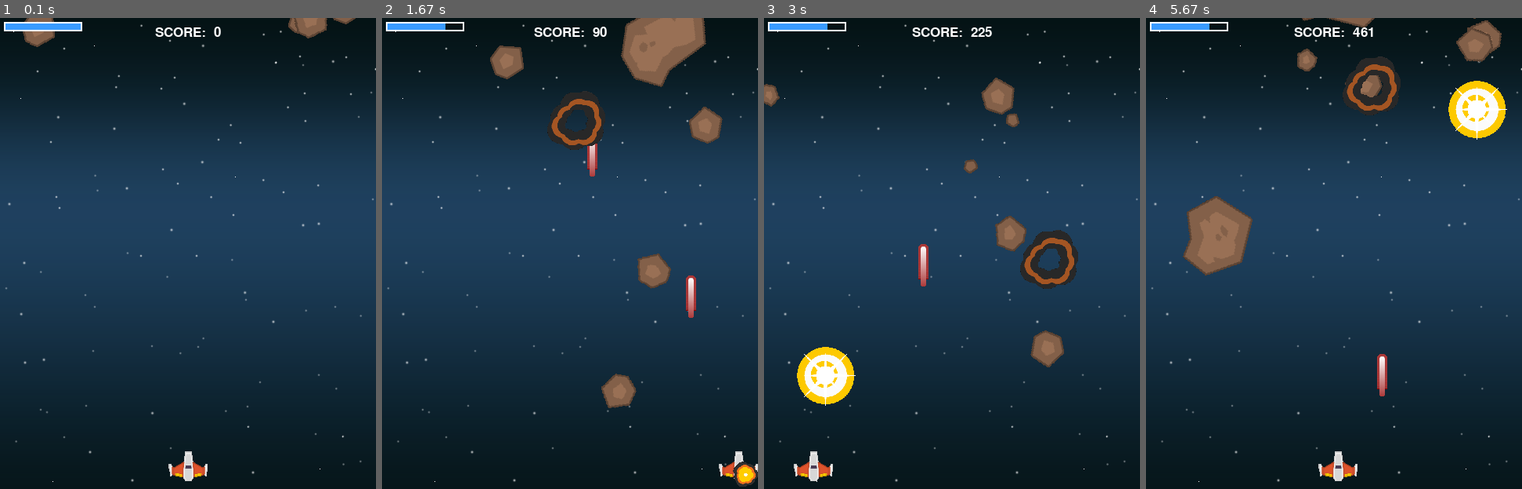
Above: before the commit, frames 1-4 (left to right).
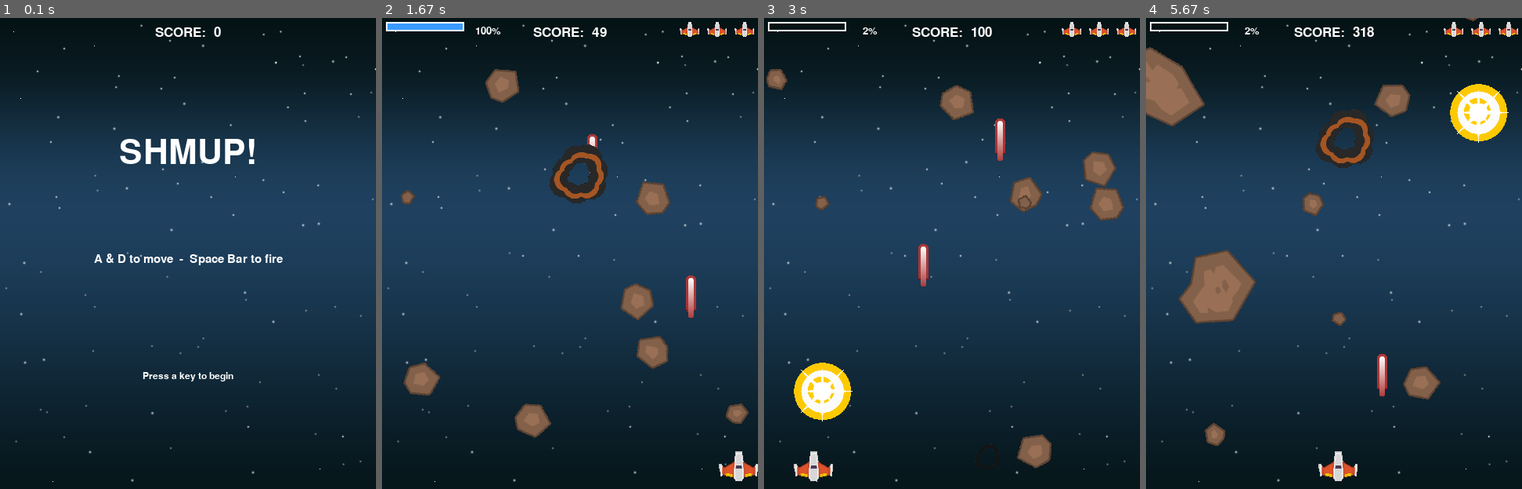
Above: after the commit, the same moments.

Repository: JamesRobionyRogers/Shmup-Pygame
Game: pygame game, started from Shmup.py
Same seed, same stepped clock (60 frames per second), same inputs: the game is played once before the commit and once after it.
Inputs:
- Up to frame 1 (0.1 s): no input
- Up to frame 2 (1.67 s): tap Space at 0.33, 0.67, 1.07, 1.37, 1.57 s; hold Right 1-1.47 s; hold Right from 1.5 s (still down)
- Up to frame 3 (3 s): tap Space at 1.87, 2.07, 2.37, 2.63, 2.93 s; release Right at 1.97 s; hold Left 2-2.53 s; hold Left 2.57-2.97 s
- Up to frame 4 (5.67 s): hold Right 3-3.63 s; tap Space at 3.07, 3.37, 3.73, 4.03, 4.23, 4.53, 4.73, 5.03, 5.23, 5.53 s; hold Left 3.67-4.13 s; hold Right 4.17-4.63 s; hold Right 4.67-5.13 s; hold Left from 5.17 s (still down)

The runs differ from the first frame. In frame 1, 3.1% of the frame differs, in the area x 1-95%, y 0-99%; in frame 2, 10%; in frame 3, 7.9%; in frame 4, 11%, in the area x 0-99%, y 0-91%.

Commit message:
Version 11
Version 11 came with:
 - Added lives
 - Added powerups
 - Added sounds and explosions
 - Replayable games

Diff:
--- a/Bullet.py
+++ b/Bullet.py
@@ -11,10 +11,10 @@
         self.rect = self.image.get_rect()
         self.rect.bottom = y
         self.rect.centerx = x
-        self.speedy = -10            # change bullet speed
+        self.speedy = 10            # change bullet speed
 
     def update(self):
-        self.rect.y += self.speedy
-        # Lill the bullet if it moves off the top of the screen
+        self.rect.y -= self.speedy
+        # Kill the bullet if it moves off the top of the screen
         if self.rect.bottom < 0:
             self.kill()
--- a/Explosion.py
+++ b/Explosion.py
@@ -15,23 +15,27 @@
         self.rect.center = center
         self.frame = 0  # change to -1
         self.last_update = pygame.time.get_ticks()
-        self.frame_rate = 50  # change how long the explosion animation takes
+        self.frame_rate = 75  # change how long the explosion animation takes
 
     def update(self):
         now = pygame.time.get_ticks()
+        # Updating the animation to the next frame
         if now - self.last_update > self.frame_rate:
             self.last_update = now
             self.frame += 1
+            # Killling the animation when it reaches the end
             if self.frame == len(self.explosion_anim[self.size]):
                 self.kill()
+
+            # Setting vairables for next frame of animation
             else:
                 center = self.rect.center
                 self.image = self.explosion_anim[self.size][self.frame]
                 self.rect = self.image.get_rect()
                 self.rect.center = center
 
-    def play_sound(self):
-        expl_snd = random.choice(self.explosion_sounds)
+    def play_sound(self, type='mob'):
+        expl_snd = random.choice(self.explosion_sounds[type])
         expl_snd.set_volume(0.35)
         expl_snd.play()
 
@@ -41,7 +45,9 @@
         explosion_anim = {}
         explosion_anim['lg'] = []
         explosion_anim['sm'] = []
+        explosion_anim['player'] = []
         for i in range(9):
+            # Meteor Explotions
             filename = 'regularExplosion0{}.png'.format(i)
             img = pygame.image.load(path.join(img_dir, filename)).convert()
             img.set_colorkey(BLACK)
@@ -50,9 +56,20 @@
             img_sm = pygame.transform.scale(img, (32, 32))
             explosion_anim['sm'].append(img_sm)
 
+            # Player Explotions
+            filename = f'sonicExplosion0{i}.png'
+            img = pygame.image.load(path.join(img_dir, filename)).convert()
+            img.set_colorkey(BLACK)
+            explosion_anim['player'].append(img)
+
         # Initialising explosion sound
-        expl_sounds = []
+        explosion_sounds = {}
+        explosion_sounds['mob'] = []
+        explosion_sounds['player'] = []
+        # Appending Mob explosion sounds
         for snd in ['expl_1.wav', 'expl_2.wav']:
-            expl_sounds.append(pygame.mixer.Sound(path.join(snd_dir, snd)))
+            explosion_sounds['mob'].append(pygame.mixer.Sound(path.join(snd_dir, snd)))
+        # Appending the player explosion sound
+        explosion_sounds['player'].append(pygame.mixer.Sound(path.join(snd_dir, 'rumble1.ogg')))
 
-        return (explosion_anim, expl_sounds)
+        return (explosion_anim, explosion_sounds)
--- a/Mob.py
+++ b/Mob.py
@@ -13,9 +13,8 @@
         self.image = self.image_orig.copy()
         self.rect = self.image.get_rect()
         self.radius = int(self.rect.width * 0.85 / 2)  # 85% width / 2
-        # pygame.draw.circle(self.image, RED, self.rect.center, self.radius)  # used to check the circle collistion
 
-        # will not appear half off the screen
+        # Preventing the Mob appearing half off the screen
         self.rect.x = random.randrange(0, WIDTH - self.rect.width)
         self.rect.y = random.randrange(-100, -40)
         self.speedy = random.randrange(1, 8)
@@ -23,6 +22,9 @@
         self.rot = 0
         self.rot_speed = random.randrange(-8, 8)
         self.last_update = pygame.time.get_ticks()
+
+        pygame.draw.circle(self.image, RED, self.rect.center, self.radius)  # used to check the circle collistion
+
 
     def rotate(self):
         now = pygame.time.get_ticks()
@@ -39,8 +41,9 @@
         self.rotate()  # comment this line out to take out rotaing
         self.rect.x += self.speedx
         self.rect.y += self.speedy
-        if self.rect.top > HEIGHT + 10 or self.rect.left < -25 or self.rect.right > WIDTH + 25:  # change 25 to 100
-            # if it goes off the bottom, we rerandomize the sprites location
+
+        # Randomising the Mob's location if it goes off the bottom of the screen
+        if (self.rect.top > HEIGHT + 10) or (self.rect.right < 0) or (self.rect.left > WIDTH):
             self.rect.x = random.randrange(0, WIDTH - self.rect.width)
             self.rect.y = random.randrange(-150, -100)
             self.speedy = random.randrange(1, 8)
--- a/Player.py
+++ b/Player.py
@@ -7,21 +7,44 @@
     def __init__(self):
         pygame.sprite.Sprite.__init__(self)
         self.player_img = pygame.image.load(path.join(img_dir, "playerShip1_orange.png")).convert()
+        self.player_mini_img = pygame.transform.scale(self.player_img, (25, 19))
         self.image = pygame.transform.scale(self.player_img, (50, 38))
         self.image.set_colorkey(BLACK)
+        self.player_mini_img.set_colorkey(BLACK)
         self.rect = self.image.get_rect()
         self.radius = 20
-        # pygame.draw.circle(self.image, RED, self.rect.center, self.radius)  # used to check the circle collistion
         self.rect.centerx = WIDTH / 2
         self.rect.bottom = HEIGHT - 10
         self.speedx = 0
         self.shield = 100
+        self.shield_up_sound = pygame.mixer.Sound(path.join(snd_dir, 'powerup_shield_up.wav'))
+        self.shield_down_sound = pygame.mixer.Sound(path.join(snd_dir, 'powerup_shield_down.wav'))
         self.shoot_delay = 250
         self.shoot_sound = pygame.mixer.Sound(path.join(snd_dir, 'laser_2.wav'))
         self.last_shot = pygame.time.get_ticks()
+        self.lives = 3
+        self.hidden = False
+        self.hide_timer = pygame.time.get_ticks()
+        self.power = 1
+        self.power_sound = pygame.mixer.Sound(path.join(snd_dir, 'powerup_gun.wav'))
+        self.power_timer = pygame.time.get_ticks()
+
+        # DEBUGGING: pygame.draw.circle(self.image, RED, self.rect.center, self.radius)  # used to check the circle collistion
+
 
     def update(self):
-        # movement [LEFT & RIGHT]
+        # Timeout for power-ups
+        if self.power >= 2 and pygame.time.get_ticks() - self.power_timer > POWERUP_TIME:
+            self.power -= 1
+            self.power_timer = pygame.time.get_ticks()
+            self.shield_down_sound.play()
+        # Unhide the player if currently hidden
+        if self.hidden and pygame.time.get_ticks() - self.hide_timer > 1000:
+            self.hidden = False
+            self.rect.centerx = WIDTH / 2
+            self.rect.bottom = HEIGHT - 10
+
+        # Movement [LEFT & RIGHT]
         self.speedx = 0
         keystate = pygame.key.get_pressed()
         if keystate[pygame.K_a] or keystate[pygame.K_LEFT]:
@@ -31,18 +54,42 @@
         if keystate[pygame.K_SPACE]:
             self.shoot()
         self.rect.x += self.speedx
-        # boundaries
+        # Boundaries
         if self.rect.right > WIDTH:  # right boundary
             self.rect.right = WIDTH
         if self.rect.left < 0:       # left boundary
             self.rect.left = 0
 
+    def powerup(self):
+        self.power += 1
+        self.power_timer = pygame.time.get_ticks()
+        self.power_sound.play()
+        self.power_sound.set_volume(0.8)
+
+
     def shoot(self):
         now = pygame.time.get_ticks()
-        if now - self.last_shot > self.shoot_delay:
+        if (now - self.last_shot) > self.shoot_delay:
             self.last_shot = now
-            self.shoot_sound.play()
-            self.shoot_sound.set_volume(0.8)
-            bullet = Bullet(self.rect.centerx, self.rect.top)
-            all_sprites.add(bullet)
-            bullets.add(bullet)
+            if self.power == 1:
+                bullet = Bullet(self.rect.centerx, self.rect.top)
+                all_sprites.add(bullet)
+                bullets.add(bullet)
+                self.shoot_sound.play()
+                self.shoot_sound.set_volume(0.8)
+
+            if self.power >= 2:
+                bullet1 = Bullet(self.rect.left + 4, self.rect.centery)
+                bullet2 = Bullet(self.rect.right, self.rect.centery)
+                all_sprites.add(bullet1)
+                all_sprites.add(bullet2)
+                bullets.add(bullet1)
+                bullets.add(bullet2)
+                self.shoot_sound.play()
+                self.shoot_sound.set_volume(0.8)
+
+    def hide(self):
+        # Hide the player temporarily
+        self.hidden = True
+        self.hide_timer = pygame.time.get_ticks()
+        self.rect.center = (WIDTH / 2, HEIGHT + 200)
--- /dev/null
+++ b/Powerup.py
@@ -0,0 +1,29 @@
+import pygame
+import random
+
+from settings import *
+
+class Powerup(pygame.sprite.Sprite):
+    def __init__(self, center):
+        pygame.sprite.Sprite.__init__(self)
+        self.type = random.choice(['shield', 'gun'])
+        self.powerup_images = self.init_powerups()
+        self.image = self.powerup_images[self.type]
+        self.image.set_colorkey(BLACK)
+        self.rect = self.image.get_rect()
+        self.rect.center = center
+        self.speedy = 4            # change bullet speed
+
+    def update(self):
+        self.rect.y += self.speedy
+        # Kill the bullet if it moves off the top of the screen
+        if self.rect.top > HEIGHT:
+            self.kill()
+
+    # TODO: Add powerup images
+    def init_powerups(self):
+        powerup_images = {}
+        powerup_images['shield'] = pygame.image.load(path.join(img_dir, 'shield_silver.png')).convert()
+        powerup_images['gun'] = pygame.image.load(path.join(img_dir, 'bolt_gold.png')).convert()
+
+        return powerup_images
--- a/Shmup.py
+++ b/Shmup.py
@@ -9,6 +9,7 @@
 from Player import *
 from Mob import *
 from Explosion import *
+from Powerup import *
 
 
 class Shmup():
@@ -18,12 +19,11 @@
     pygame.init()                                   # initialises pygame
 
     # Titleing the game window
-    pygame.display.set_caption("Shmup!  version 10")
+    pygame.display.set_caption("Shmup!  Version 11")
 
     # Initialising the background music
     pygame.mixer.music.load(path.join(snd_dir, 'bg_music.ogg'))
     pygame.mixer.music.set_volume(1)
-
     pygame.mixer.music.play(loops=-1)
 
     def __init__(self):
@@ -41,12 +41,13 @@
         # Creating instance of the Player and adding to sprite groups (Sprite groups created in settings.py)
         self.player = Player()
         all_sprites.add(self.player)
-        # Spawning mobs
-        for i in range(8):
-            self.newmob()
-
-    def draw_text(self, surface, text, size, x, y):
-        font = pygame.font.Font(self.font_name, size)
+        # # Spawning mobs
+        # for i in range(MOB_NUM):
+        #     self.newmob()
+
+    def draw_text(self, surface, text, size, x, y, font_type):
+        font_type = pygame.font.match_font(font_type)
+        font = pygame.font.Font(font_type, size)
         text_surface = font.render(text, True, WHITE)
         text_rect = text_surface.get_rect()
         text_rect.midtop = (x, y)
@@ -69,12 +70,71 @@
         outline_rect = pygame.Rect(x, y, BAR_WIDTH, BAR_HEIGHT)
         fill_rect = pygame.Rect(x, y, fill, BAR_HEIGHT)
         pygame.draw.rect(surface, BLUE, fill_rect)
-        pygame.draw.rect(surface, WHITE, outline_rect, 2)
+        pygame.draw.rect(surface, WHITE, outline_rect, 2)   # 2 corrosponds to the thickness (giving it a border look)
+        # Displaying the percentage of shield left
+        self.draw_text(self.gameDisplay, f'{int(fill)}%', 20, 135, 9.5, 'chakra petch')
+
+    def draw_lives(self, surf, x, y, lives, img):
+        for i in range(lives):
+            img_rect = img.get_rect()
+            img_rect.x = x + 35 * i     # 10 pixel spacing between ships. Change + to - for reversing the side the ships are taken away from
+            img_rect.y = y
+            surf.blit(img, img_rect)
+
+    def game_over_screen(self):
+        self.gameDisplay.blit(self.background, self.background_rect)
+        self.draw_text(self.gameDisplay, "SHMUP!", 64, WIDTH / 2, HEIGHT / 4, 'kenvector')
+        self.draw_text(self.gameDisplay, "A & D to move  -  Space Bar to fire", 22, WIDTH / 2, HEIGHT / 2, 'kenvector')
+        self.draw_text(self.gameDisplay, "Press a key to begin", 18, WIDTH / 2, HEIGHT * 3/4, 'kenvector')
+        self.draw_text(self.gameDisplay, f'SCORE:  {str(self.score)}', 25, WIDTH / 2, 10, 'ariel')
+        pygame.display.flip()
+
+        waiting = True
+        while waiting:
+            self.clock.tick(FPS)
+            for event in pygame.event.get():
+                # Checking for quit event
+                if event.type == pygame.QUIT:
+                    pygame.quit()
+                    quit()
+                # Checking for play again event
+                if event.type == pygame.KEYUP:
+                    waiting = False
+
+    def reset_sprite_groups(self):
+        all_groups = [all_sprites, mobs, bullets, powerups]
+        for group in all_groups:
+            for sprite in group.sprites():
+                sprite.kill()
+
 
     def run(self):
+        game_over = True
         running = True
         # Game Loop
         while running:
+            if game_over:
+                # Process game over
+                self.game_over_screen()
+
+                # Reset the game for another round
+                game_over = False
+
+                # Resetting the sprite groups
+                # all_sprites = pygame.sprite.Group()
+                # mobs = pygame.sprite.Group()
+                # bullets = pygame.sprite.Group()
+                # powerups = pygame.sprite.Group()
+
+                self.reset_sprite_groups()
+                self.player = Player()
+                all_sprites.add(self.player)
+
+                for i in range(MOB_NUM):
+                    self.newmob()
+
+                self.score = 0
+
             # Keep loop running at the right speed
             self.clock.tick(FPS)
 
@@ -88,21 +148,28 @@
             # Updates and Checks
             all_sprites.update()
 
-            # Checking if a Bullet it a Mob
+            # Meteor Death - Checking if a Bullet hit a Mob
             hits = pygame.sprite.groupcollide(mobs, bullets, True, True)
             for hit in hits:
                 # Adding to the score
                 self.score += 60 - hit.radius
 
-                # Create an Explotion using the class
+                # Create an Explosion using the class
                 expl = Explosion(hit.rect.center, 'lg')
                 expl.play_sound()
                 all_sprites.add(expl)
+
+                # Powerup Spawning - Random chance of spawning a Powerup
+                if random.random() < 0.1:
+                    powerup = Powerup(hit.rect.center)
+                    all_sprites.add(powerup)
+                    powerups.add(powerup)
+
                 self.newmob()
 
-            # Checking if a Mob hit the Player
+
+            # Player Death - Checking if a Mob hit the Player
             hits = pygame.sprite.spritecollide(self.player, mobs, True, pygame.sprite.collide_circle)
-            # NOTE: a list starts with nothing in it (False), so when something gets added then... (becomes True)
             for hit in hits:
                 self.player.shield -= hit.radius * 2
                 expl = Explosion(hit.rect.center, 'sm')
@@ -111,17 +178,38 @@
 
                 # Check if the Player is dead and end the game if so
                 if self.player.shield <= 0:
-                    expl = Explosion(hit.rect.center, 'lg')
-                    expl.play_sound()
-                    running = False
+                    death_explosion = Explosion(hit.rect.center, 'player')
+                    death_explosion.play_sound('player')
+                    all_sprites.add(death_explosion)
+                    self.player.hide()
+                    self.player.lives -= 1
+                    self.player.shield = 100
+
+
+            # Powerup Collection - Checking if a Powerup was collected
+            hits = pygame.sprite.spritecollide(self.player, powerups, True)
+            for hit in hits:
+                if hit.type == 'shield':
+                    self.player.shield += random.randrange(10, 30)
+                    if self.player.shield >= 100:
+                        self.player.shield = 100
+
+                if hit.type == 'gun':
+                    self.player.powerup()
+
+            # Playing the full player explosion when the player dies
+            if self.player.lives == 0 and not death_explosion.alive():
+                game_over = True
 
             # Draw / Rendering
             self.gameDisplay.fill(BLACK)
             self.gameDisplay.blit(self.background, self.background_rect)
             all_sprites.draw(self.gameDisplay)
-            self.draw_text(self.gameDisplay, 'SCORE:  ' + str(self.score), 25, WIDTH / 2, 10)
-
+
+            # Draw the score and lives
+            self.draw_text(self.gameDisplay, 'SCORE:  ' + str(self.score), 25, WIDTH / 2, 10, 'ariel')
             self.draw_shield_bar(self.gameDisplay, 5, 5, self.player.shield)
+            self.draw_lives(self.gameDisplay, WIDTH - 100, 5, self.player.lives, self.player.player_mini_img)  # player_lives_img reffers to setting.py
 
             # AFTER drawing everything, Update the full display Surface to the screen
             pygame.display.flip()
--- a/settings.py
+++ b/settings.py
@@ -5,6 +5,9 @@
 WIDTH = 480
 HEIGHT = 600
 FPS = 60
+
+POWERUP_TIME = 5000  # 1000 milisecounds == 1 secounds
+MOB_NUM = 9
 
 # Defining colours
 WHITE = (255, 255, 255)
@@ -22,3 +25,4 @@
 all_sprites = pygame.sprite.Group()
 bullets = pygame.sprite.Group()
 mobs = pygame.sprite.Group()
+powerups = pygame.sprite.Group()
Not shown, changed: README.md
Binary file added: imgs/bolt_gold.png
Binary file added: imgs/shield_silver.png
Binary file added: imgs/sonicExplosion00.png
Binary file added: imgs/sonicExplosion01.png
Binary file added: imgs/sonicExplosion02.png
Binary file added: imgs/sonicExplosion03.png
Binary file added: imgs/sonicExplosion04.png
Binary file added: imgs/sonicExplosion05.png
Binary file added: imgs/sonicExplosion06.png
Binary file added: imgs/sonicExplosion07.png
Binary file added: imgs/sonicExplosion08.png
(and 4 more such lines)
